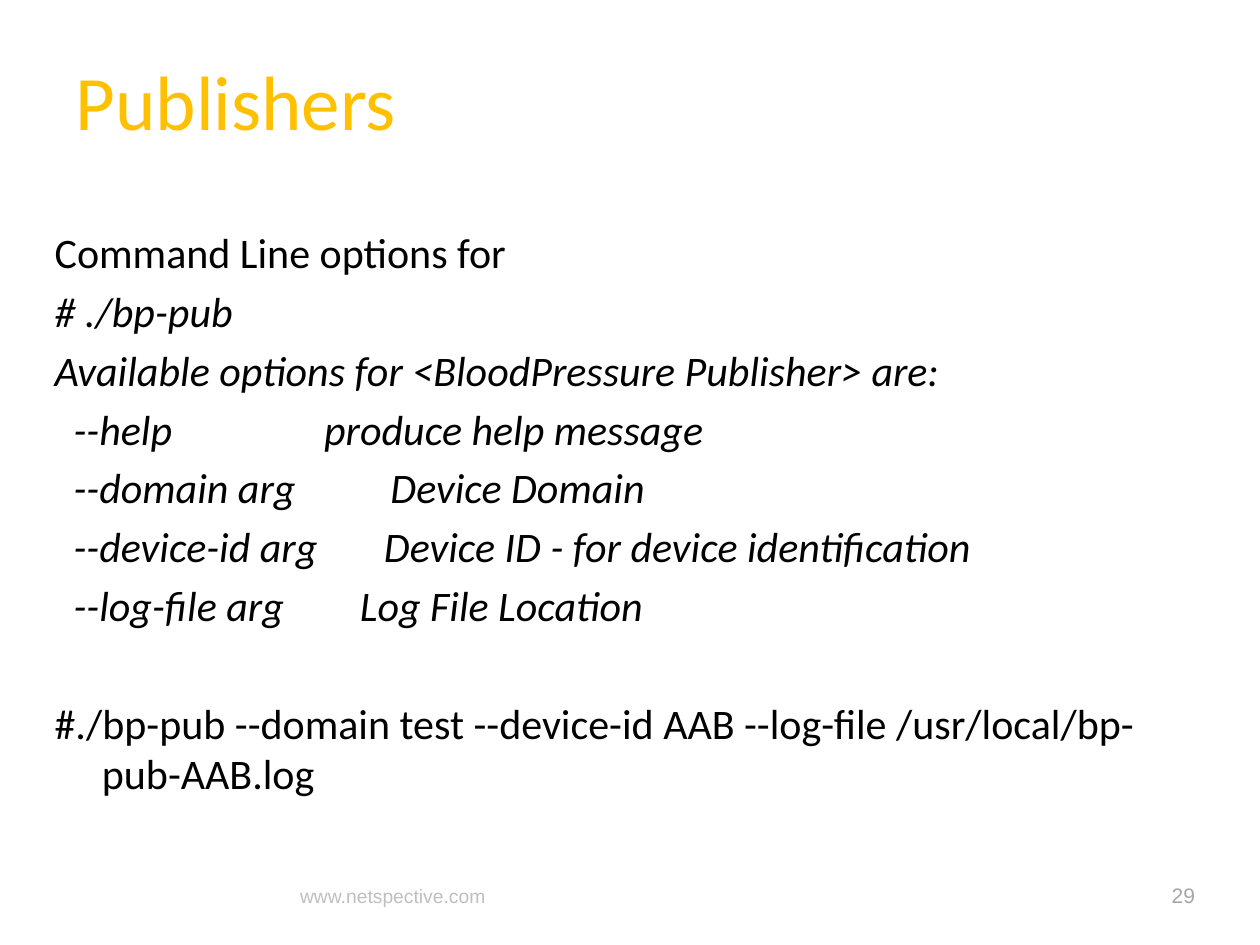
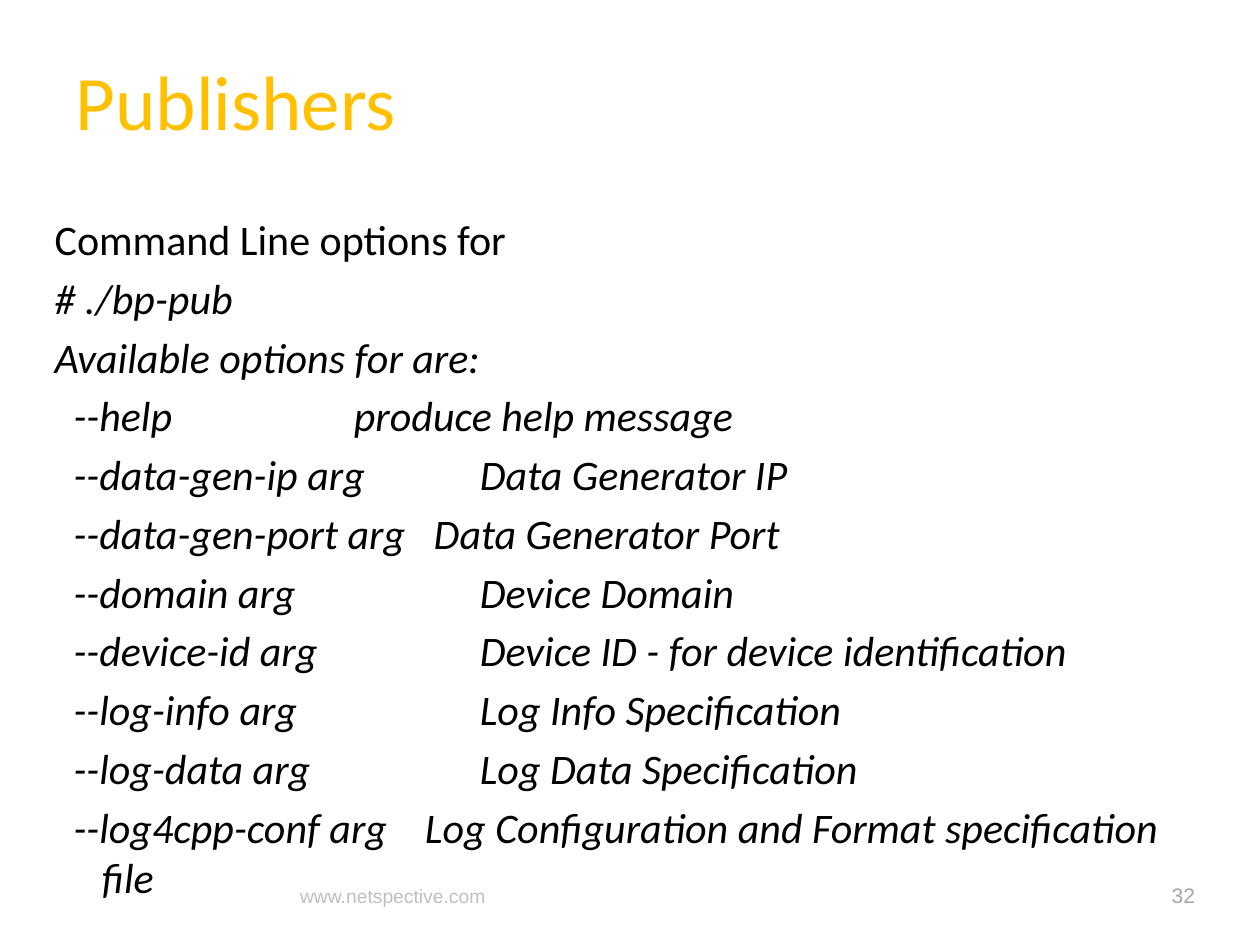
Before and after one commit to netspective/fluent, a slide deck: slide 32 of support/documents/Covidien Gateway Prototype Project Status and Plan.pptx (slide 29 before the commit). Drawn at 1260x945 pixels with LibreOffice and Linux fonts; fonts in the diff are those of the drawing; background and template pictures are left out. Boxes give left, top, right and bottom in pixels: in the first picture for what was removed or moved away, otherwise in the second. Text is boxed around its words. In the diff, an @@ line names an element or a change of style, - is before the commit and + after.

```diff
--- a/support/documents/Covidien Gateway Prototype Project Status and Plan.pptx
+++ b/support/documents/Covidien Gateway Prototype Project Status and Plan.pptx
@@ text "Command Line options for": place and size @@
-text "Command Line options for" at [55,238,1134,797]
+text "Command Line options for" at [55,225,1158,851]
@@ text at [55,343,479,380]: text changed @@
-Available options for <BloodPressure Publisher> are:
+Available options for are:
@@ text at [74,460,787,557]: paragraphs added @@
+--data-gen-ip arg Data Generator IP
+--data-gen-port arg Data Generator Port
@@ text at [74,695,1158,851]: text changed; italic on @@
---log-file arg Log File Location
-#./bp-pub --domain test --device-id AAB --log-file /usr/local/bp-pub-AAB.log
+--log-info arg Log Info Specification
+--log-data arg Log Data Specification
+--log4cpp-conf arg Log Configuration and Format specification file
@@ page number at [1172,888,1195,903]: text changed @@
-29
+32
```
Also in this commit, not shown: 7 other slides changed, 8 slides added, 1 slide removed.
